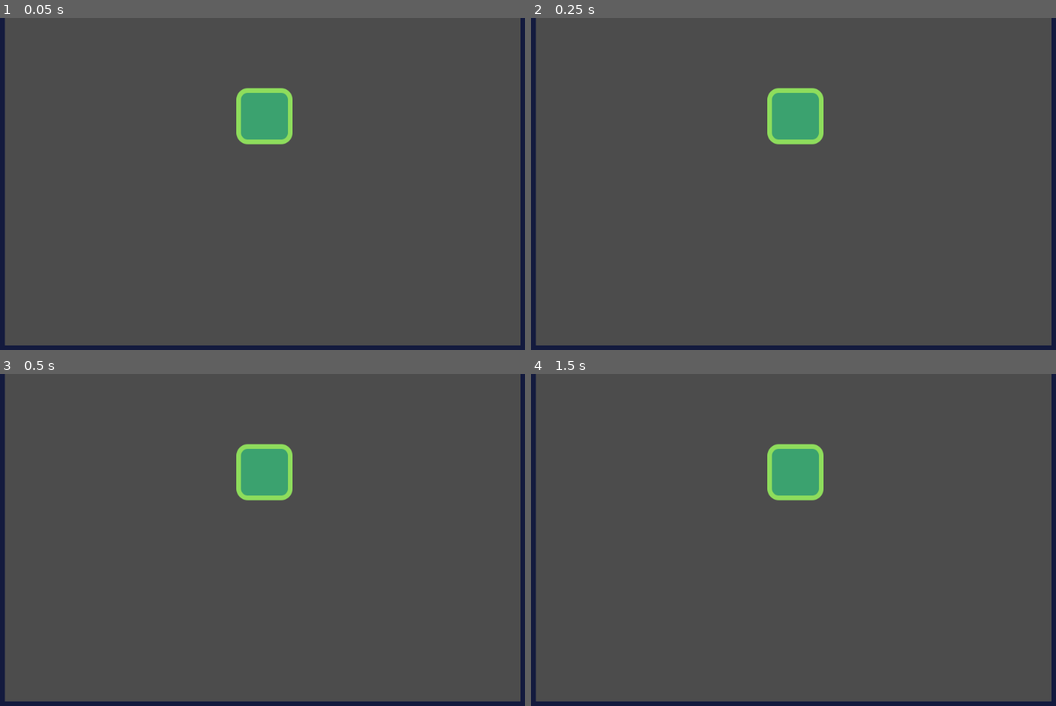
Above: before the commit, frames 1-4 (two rows, left to right).
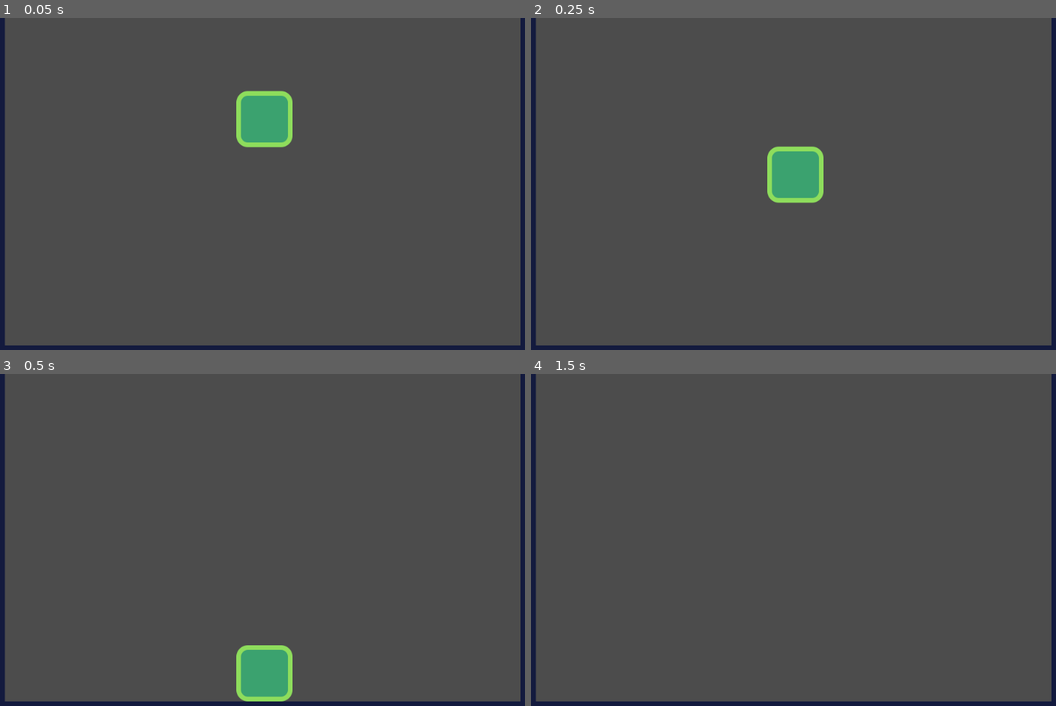
Above: after the commit, the same moments.

Repository: snolanteacher/SquashTheCreeps
Game: Godot game, scene res://Levels/Level.tscn
The game is run twice, just before and just after one commit, with the same random seed, the same clock (stepped at 60 frames per second) and the same inputs.
Inputs:
- Up to frame 1 (0.05 s): no input
- Up to frame 2 (0.25 s): no input
- Up to frame 3 (0.5 s): no input
- Up to frame 4 (1.5 s): hold Space (jump, bound only after the commit) 0.53-1.28 s; hold D (right, bound only after the commit) from 0.53 s (still down); tap Enter at 1.25 s; tap Space (jump, bound only after the commit) at 1.35 s

The runs differ from the first frame. In frame 1, 0.4% of the frame differs, in the area x 45-56%, y 20-40%; in frame 2, 3.5%, in the area x 45-56%, y 20-56%; in frame 3, 3.5%; in frame 4, 1.8%.

Commit message:
Added player movement

Diff:
--- /dev/null
+++ b/Player/Player.gd
@@ -0,0 +1,32 @@
+extends KinematicBody2D
+
+
+# Declare member variables here. Examples:
+# var a = 2
+# var b = "text"
+var velocity = Vector2()
+export var gravity = 3000
+export var move_speed = 300
+export var jump_speed = 1000
+
+# Called when the node enters the scene tree for the first time.
+func _ready():
+	pass # Replace with function body.
+
+
+# Called every frame. 'delta' is the elapsed time since the previous frame.
+#func _process(delta):
+#	pass
+
+func _physics_process(delta):
+	velocity.x = 0
+	if Input.is_action_pressed("left"):
+		velocity.x -= move_speed
+	if Input.is_action_pressed("right"):
+		velocity.x += move_speed
+	if Input.is_action_pressed("jump") and is_on_floor():
+		velocity.y = -jump_speed
+
+	velocity.y += gravity * delta
+
+	velocity = move_and_slide(velocity, Vector2.UP)
--- a/Player/Player.tscn
+++ b/Player/Player.tscn
@@ -1,11 +1,15 @@
-[gd_scene load_steps=3 format=2]
+[gd_scene load_steps=4 format=2]
 
 [ext_resource path="res://Assets/player.png" type="Texture" id=1]
+[ext_resource path="res://Player/Player.gd" type="Script" id=2]
 
 [sub_resource type="RectangleShape2D" id=1]
 extents = Vector2( 48, 48 )
 
 [node name="KinematicBody2D" type="KinematicBody2D"]
+script = ExtResource( 2 )
+move_speed = 500
+jump_speed = 2000
 
 [node name="Sprite" type="Sprite" parent="."]
 texture = ExtResource( 1 )
--- a/project.godot
+++ b/project.godot
@@ -18,6 +18,26 @@
 
 common/drop_mouse_on_gui_input_disabled=true
 
+[input]
+
+left={
+"deadzone": 0.5,
+"events": [ Object(InputEventKey,"resource_local_to_scene":false,"resource_name":"","device":0,"alt":false,"shift":false,"control":false,"meta":false,"command":false,"pressed":false,"scancode":0,"physical_scancode":65,"unicode":0,"echo":false,"script":null)
+, Object(InputEventKey,"resource_local_to_scene":false,"resource_name":"","device":0,"alt":false,"shift":false,"control":false,"meta":false,"command":false,"pressed":false,"scancode":0,"physical_scancode":16777231,"unicode":0,"echo":false,"script":null)
+ ]
+}
+right={
+"deadzone": 0.5,
+"events": [ Object(InputEventKey,"resource_local_to_scene":false,"resource_name":"","device":0,"alt":false,"shift":false,"control":false,"meta":false,"command":false,"pressed":false,"scancode":0,"physical_scancode":68,"unicode":0,"echo":false,"script":null)
+, Object(InputEventKey,"resource_local_to_scene":false,"resource_name":"","device":0,"alt":false,"shift":false,"control":false,"meta":false,"command":false,"pressed":false,"scancode":0,"physical_scancode":16777233,"unicode":0,"echo":false,"script":null)
+ ]
+}
+jump={
+"deadzone": 0.5,
+"events": [ Object(InputEventKey,"resource_local_to_scene":false,"resource_name":"","device":0,"alt":false,"shift":false,"control":false,"meta":false,"command":false,"pressed":false,"scancode":0,"physical_scancode":32,"unicode":0,"echo":false,"script":null)
+ ]
+}
+
 [physics]
 
 common/enable_pause_aware_picking=true
